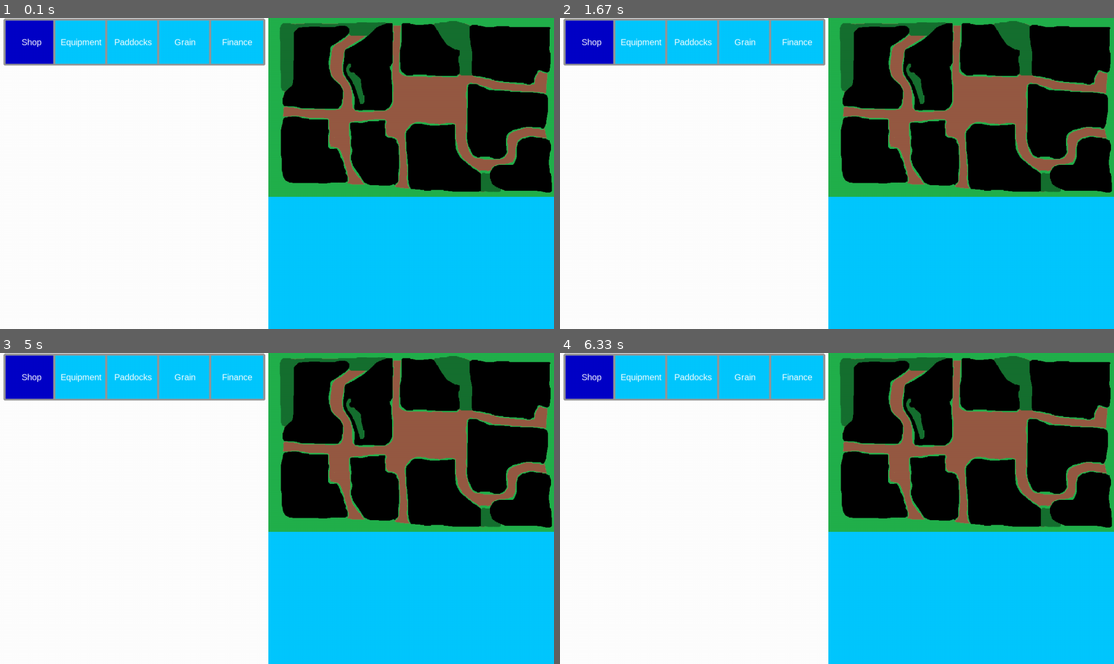
Above: before the commit, frames 1-4 (two rows, left to right).
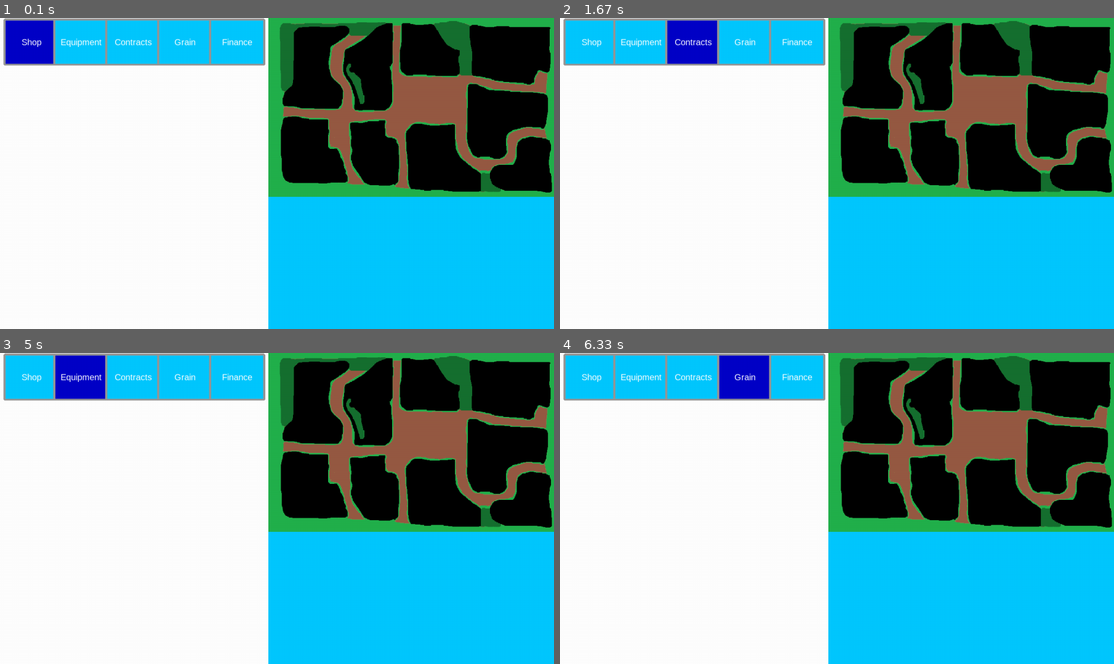
Above: after the commit, the same moments.

Repository: CaptainDeathead/Farm-CEO-ng
Game: pygame game, started from game/main.py
The game is run twice, just before and just after one commit, with the same random seed, the same clock (stepped at 60 frames per second) and the same inputs.
Inputs (mouse positions are in pixels of both pictures, inside the frame that each line leads up to):
- Up to frame 1 (0.1 s): no input
- Up to frame 2 (1.67 s): click (692, 42) at 0.38 s; click (837, 195) at 0.72 s; click (798, 42) at 1.05 s; click (692, 58) at 1.38 s
- Up to frame 3 (5 s): click (132, 377) at 2.22 s; click (33, 377) at 3.55 s; click (83, 377) at 4.88 s
- Up to frame 4 (6.33 s): click (742, 377) at 6.22 s

The runs differ from the first frame. In frame 1, less than 0.1% of the frame differs, in the area x 20-27%, y 6-9%; in frame 2, 2.5%; in frame 3, 2.6%; in frame 4, 2.6%, in the area x 1-38%, y 0-15%.

Commit message:
UI system rebuilding and communication over events

Diff:
--- a/game/UI/navbar.py
+++ b/game/UI/navbar.py
@@ -1,6 +1,7 @@
 import pygame as pg
 
 from resource_manager import ResourceManager
+from events import Events
 
 from UI.pygame_gui import Button
 
@@ -9,23 +10,25 @@
 from typing import List
 
 class NavBar:
-    def __init__(self, screen: pg.Surface, rect: pg.Rect) -> None:
+    def __init__(self, screen: pg.Surface, events: Events, rect: pg.Rect) -> None:
         self.screen: pg.Surface = screen
+        self.events: Events = events
         self.rect: pg.Rect = rect
 
         self.rendered_surface: pg.Surface = pg.Surface((rect.w, rect.h))
 
         self.buttons: List[Button] = [Button(self.rendered_surface, 13, 6, 120, 100, (0, 200, 255), (0, 0, 200), (255, 255, 255), "Shop", 20, (0, 0, 0, 0), 0, 0, True),
                                       Button(self.rendered_surface, 128, 6, 120, 100, (0, 200, 255), (0, 0, 200), (255, 255, 255), "Equipment", 20, (0, 0, 0, 0), 0, 0, True),
-                                      Button(self.rendered_surface, 248, 6, 120, 100, (0, 200, 255), (0, 0, 200), (255, 255, 255), "Paddocks", 20, (0, 0, 0, 0), 0, 0, True),
+                                      Button(self.rendered_surface, 248, 6, 120, 100, (0, 200, 255), (0, 0, 200), (255, 255, 255), "Contracts", 20, (0, 0, 0, 0), 0, 0, True),
                                       Button(self.rendered_surface, 368, 6, 120, 100, (0, 200, 255), (0, 0, 200), (255, 255, 255), "Grain", 20, (0, 0, 0, 0), 0, 0, True),
                                       Button(self.rendered_surface, 488, 6, 120, 100, (0, 200, 255), (0, 0, 200), (255, 255, 255), "Finance", 20, (0, 0, 0, 0), 0, 0, True)]
 
         self.selected_button: int = 0
+        self.just_rebuilt: bool = False
 
         self.rebuild()
 
-    def rebuild(self) -> None:
+    def rebuild(self, rebuild_buttons: bool = False) -> None:
         self.rendered_surface.fill((255, 255, 255))
 
         for i, button in enumerate(self.buttons):
@@ -35,11 +38,39 @@
             # draw gray outline around buttons
             pg.draw.rect(self.rendered_surface, (150, 150, 150), (button.x-5, button.y-5, button.width+10, button.height+10), border_radius=5)
 
+            if rebuild_buttons: button.rebuild()
+
             button.draw()
 
     def select_button(self, index: int) -> None:
-        if len(index) <= len(self.buttons):
+        if index <= len(self.buttons):
             self.selected_button = index
+
+            self.rebuild(rebuild_buttons=True)
+            self.just_rebuilt = True
+
+    def check_events(self) -> None:
+        if self.events.mouse_just_pressed:
+            # mouse doesnt collide with navbar
+            if not self.rect.collidepoint(self.events.mouse_pos): return
+
+            for button in self.buttons:
+                # mouse doesnt collide with button
+                if not button.rect.collidepoint(self.events.mouse_pos): continue
+
+                if button.selected: break # button already focused
+
+                self.select_button(self.buttons.index(button))
+                break
 
     def draw(self) -> None:
         self.screen.blit(self.rendered_surface, (self.rect.x, self.rect.y))
+
+    def update(self) -> bool:
+        self.check_events()
+
+        if self.just_rebuilt:
+            self.just_rebuilt = False
+            return True
+
+        return False
--- a/game/UI/panel.py
+++ b/game/UI/panel.py
@@ -1,6 +1,7 @@
 import pygame as pg
 
 from resource_manager import ResourceManager
+from events import Events
 
 from UI.pygame_gui import Button
 from UI.navbar import NavBar
@@ -8,8 +9,9 @@
 from data import *
 
 class Panel:
-    def __init__(self, screen: pg.Surface) -> None:
+    def __init__(self, screen: pg.Surface, events: Events) -> None:
         self.screen: pg.Surface = screen
+        self.events: Events = events
 
         self.SCREEN_WIDTH: int = self.screen.get_width()
         self.SCREEN_HEIGHT: int = self.screen.get_height()
@@ -17,7 +19,7 @@
         self.rect: pg.Rect = pg.Rect(0, 0, PANEL_WIDTH, self.SCREEN_HEIGHT)
         self.rendered_surface: pg.Surface = pg.Surface((PANEL_WIDTH, self.SCREEN_HEIGHT))
 
-        self.nav_bar: NavBar = NavBar(self.rendered_surface, pg.Rect(0, 0, PANEL_WIDTH, 110))
+        self.nav_bar: NavBar = NavBar(self.rendered_surface, self.events, pg.Rect(0, 0, PANEL_WIDTH, 110))
 
         self.rebuild()
 
@@ -28,3 +30,6 @@
 
     def draw(self) -> None:
         self.screen.blit(self.rendered_surface, (0, 0))
+
+        redraw_nav_bar = self.nav_bar.update()
+        if redraw_nav_bar: self.nav_bar.draw()
--- a/game/UI/pygame_gui.py
+++ b/game/UI/pygame_gui.py
@@ -14,6 +14,7 @@
         self.y: int = y
         self.width: int = width
         self.height: int = height
+        self.rect: pg.Rect = pg.Rect(self.x, self.y, self.width, self.height)
         self.color: Tuple[int, int, int] = color
         self.selectedColor: Tuple[int, int, int] = selectedColor
         self.textColor: Tuple[int, int, int] = textColor
--- /dev/null
+++ b/game/events.py
@@ -0,0 +1,21 @@
+import pygame as pg
+
+from typing import Tuple
+
+class Events:
+    def __init__(self) -> None:
+        self.mouse_just_pressed: bool = False
+        self.mouse_pos: Tuple[int, int] = pg.mouse.get_pos()
+
+    def process_events(self) -> None:
+        if self.mouse_just_pressed: self.mouse_just_pressed = False
+
+        self.mouse_pos = pg.mouse.get_pos()
+
+        for event in pg.event.get():
+            if event.type == pg.QUIT:
+                pg.quit()
+                exit()
+
+            elif event.type == pg.MOUSEBUTTONDOWN:
+                if event.button == 1: self.mouse_just_pressed = True
--- a/game/farm_ceo.py
+++ b/game/farm_ceo.py
@@ -2,6 +2,8 @@
 import logging
 
 from resource_manager import ResourceManager
+from events import Events
+
 from UI.panel import Panel
 
 from data import *
@@ -35,16 +37,18 @@
 class FarmCEO:
     RESOURCE_MANAGER: ResourceManager = ResourceManager()
 
-    def __init__(self, screen: pg.Surface, clock: pg.time.Clock) -> None:
+    def __init__(self, screen: pg.Surface, clock: pg.time.Clock, events: Events) -> None:
         self.screen: pg.Surface = screen
 
         self.WIDTH: int = self.screen.get_width()
         self.HEIGHT: int = self.screen.get_height()
 
         self.clock: pg.time.Clock = clock
+        self.events: Events = events
+
         self.map: Map = Map(self.screen, self.RESOURCE_MANAGER.load_image("map.png", (self.WIDTH, self.HEIGHT))) # map estimated to be almost screen size
 
-        self.panel: Panel = Panel(self.screen)
+        self.panel: Panel = Panel(self.screen, events)
 
     def background_render(self) -> None:
         self.screen.fill(BACKGROUND_COLOR)
--- a/game/main.py
+++ b/game/main.py
@@ -1,4 +1,6 @@
 import pygame as pg
+
+from events import Events
 from farm_ceo import FarmCEO
 
 pg.init()
@@ -11,19 +13,16 @@
     FPS: int = 60
 
     def __init__(self) -> None:
-        self.screen: pg.Surface = pg.display.set_mode((self.WIDTH, self.HEIGHT), pg.FULLSCREEN)
+        self.screen: pg.Surface = pg.display.set_mode((self.WIDTH, self.HEIGHT), display=1)
         self.clock: pg.time.Clock = pg.time.Clock()
-        self.farm_ceo: FarmCEO = FarmCEO(self.screen, self.clock)
+        self.events: Events = Events()
 
-    def process_events(self) -> None:
-        for event in pg.event.get():
-            if event.type == pg.QUIT:
-                pg.quit()
-                exit()
+        self.farm_ceo: FarmCEO = FarmCEO(self.screen, self.clock, self.events)
 
     def main(self) -> None:
+        pg.display.set_caption("Farm CEO - Development | Platform: Linux | Build: False")
         while 1:
-            self.process_events()
+            self.events.process_events()
 
             self.farm_ceo.background_render()
 
